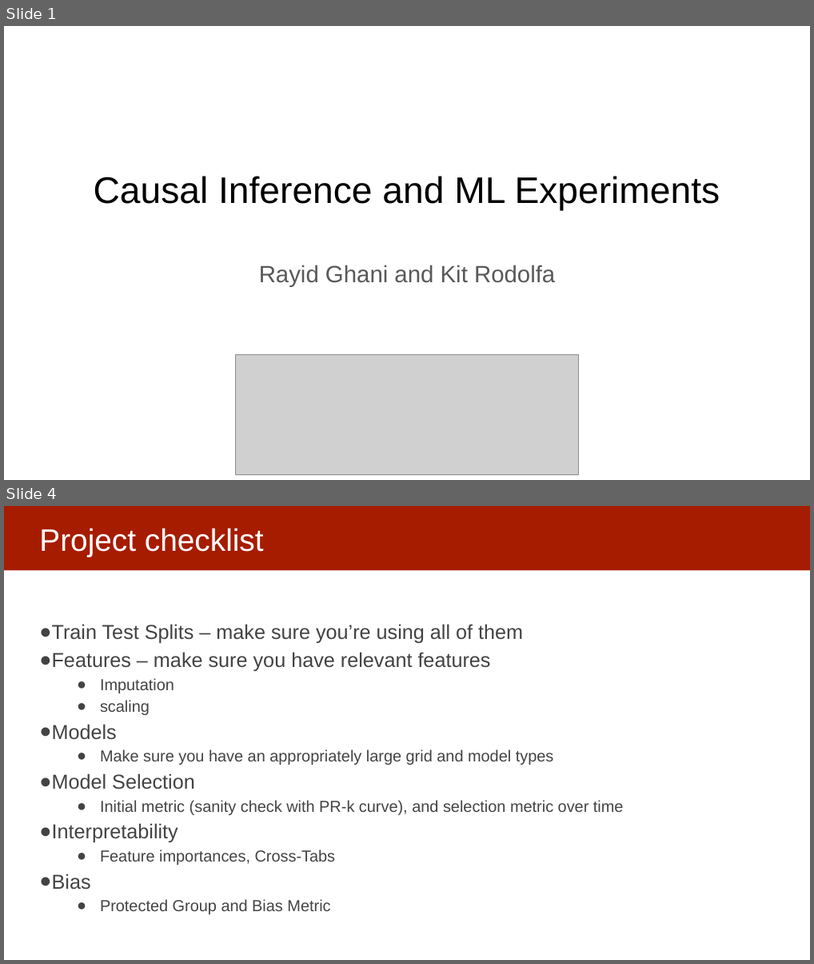
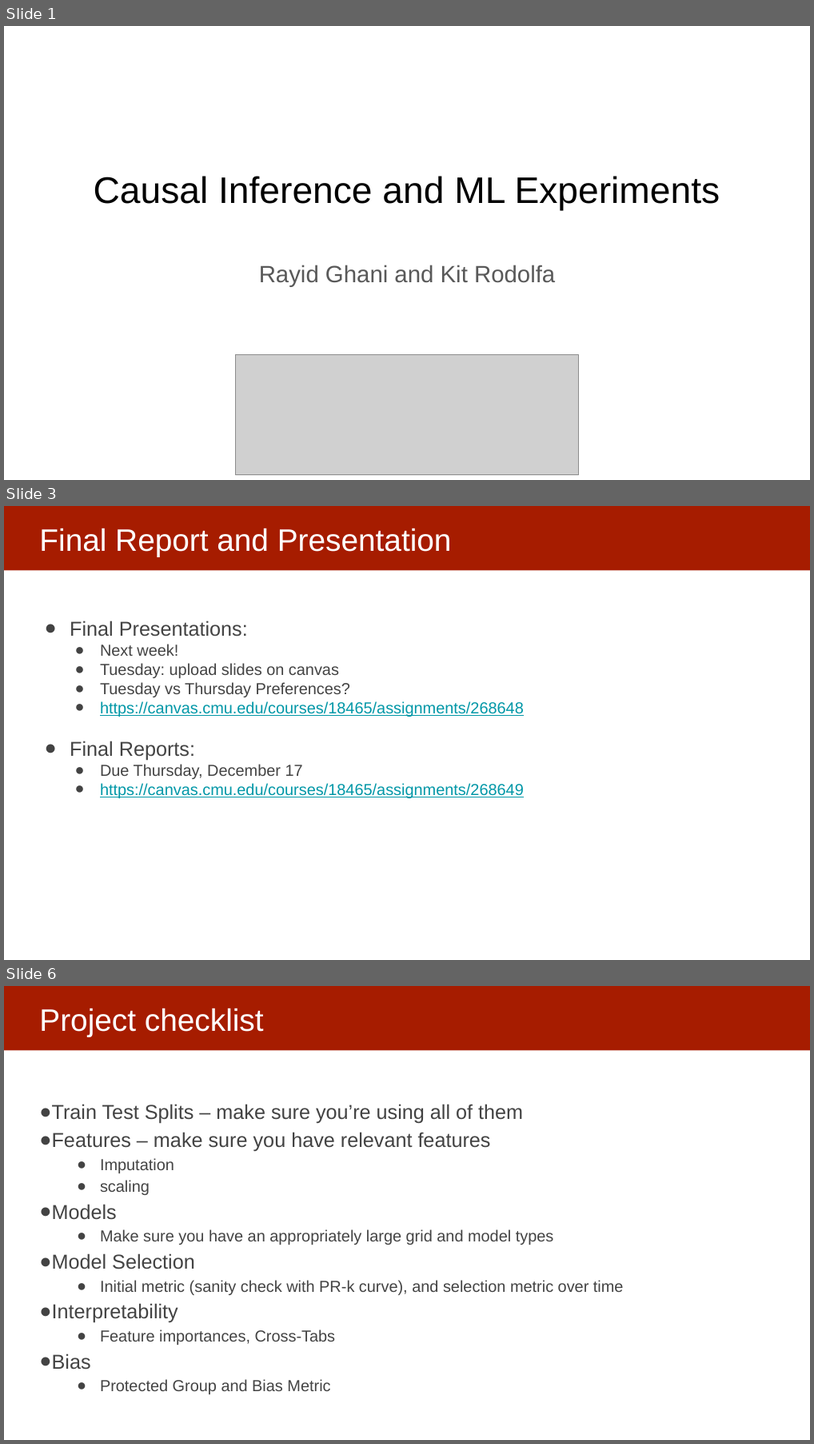
Before and after one commit to dssg/mlforpublicpolicylab, a slide deck: 14 - Causality and Field Validation/causal inference.pptx. Shown one above the other, each under a label of ours: slides 1 and 4 before the commit, slides 1, 3 and 6 after it; the slides between them are not shown. The pictures are 814x964 and 814x1444 pixels, drawn with LibreOffice and Linux fonts; fonts in the diff are those of the drawing; grey boxes stand for pictures. Boxes give left, top, right and bottom in pixels: in the first picture for what was removed or moved away, otherwise in the second. Text is boxed around its words. In the diff, an @@ line names an element or a change of style, - is before the commit and + after.

```diff
--- a/14 - Causality and Field Validation/causal inference.pptx
+++ b/14 - Causality and Field Validation/causal inference.pptx
@@ slide 3 added at [4, 506, 810, 960], background #FFFFFF; not listed: 1 template element that a slide beside it also shows @@
@@ title added at [39, 528, 452, 556], 37 pt, text #FFFFFF @@
+Final Report and Presentation
@@ text added at [70, 620, 524, 798], 19 pt, text #434343 @@
+● Final Presentations:
+  ● Next week!
+  ● Tuesday: upload slides on canvas
+  ● Tuesday vs Thursday Preferences?
+  ● https://canvas.cmu.edu/courses/18465/assignments/268648
+● Final Reports:
+  ● Due Thursday, December 17
+  ● https://canvas.cmu.edu/courses/18465/assignments/268649
@@ what was slide 4 is now slide 6 @@
```
Also in this commit, not shown: 2 slides changed, 2 other slides added.
